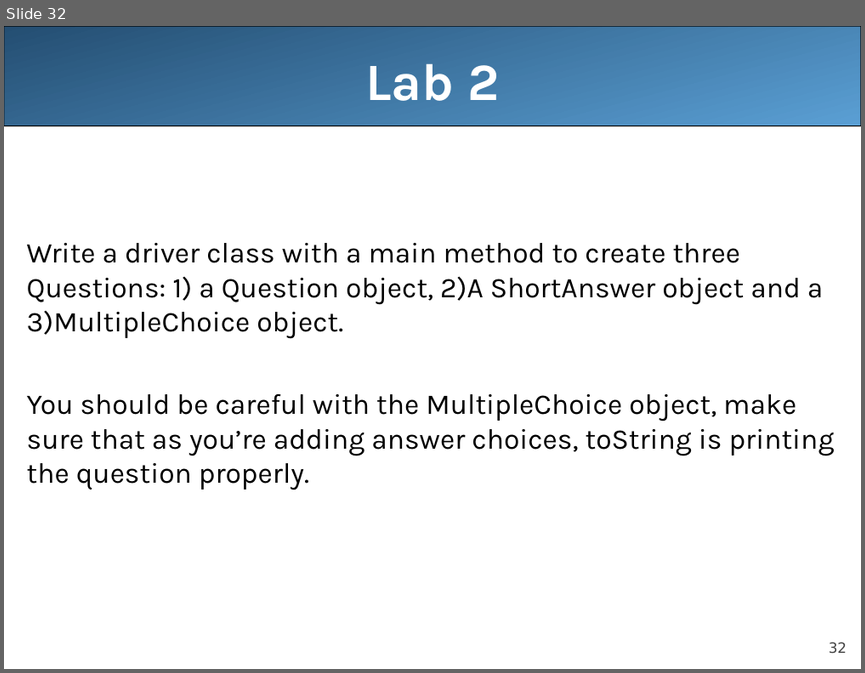
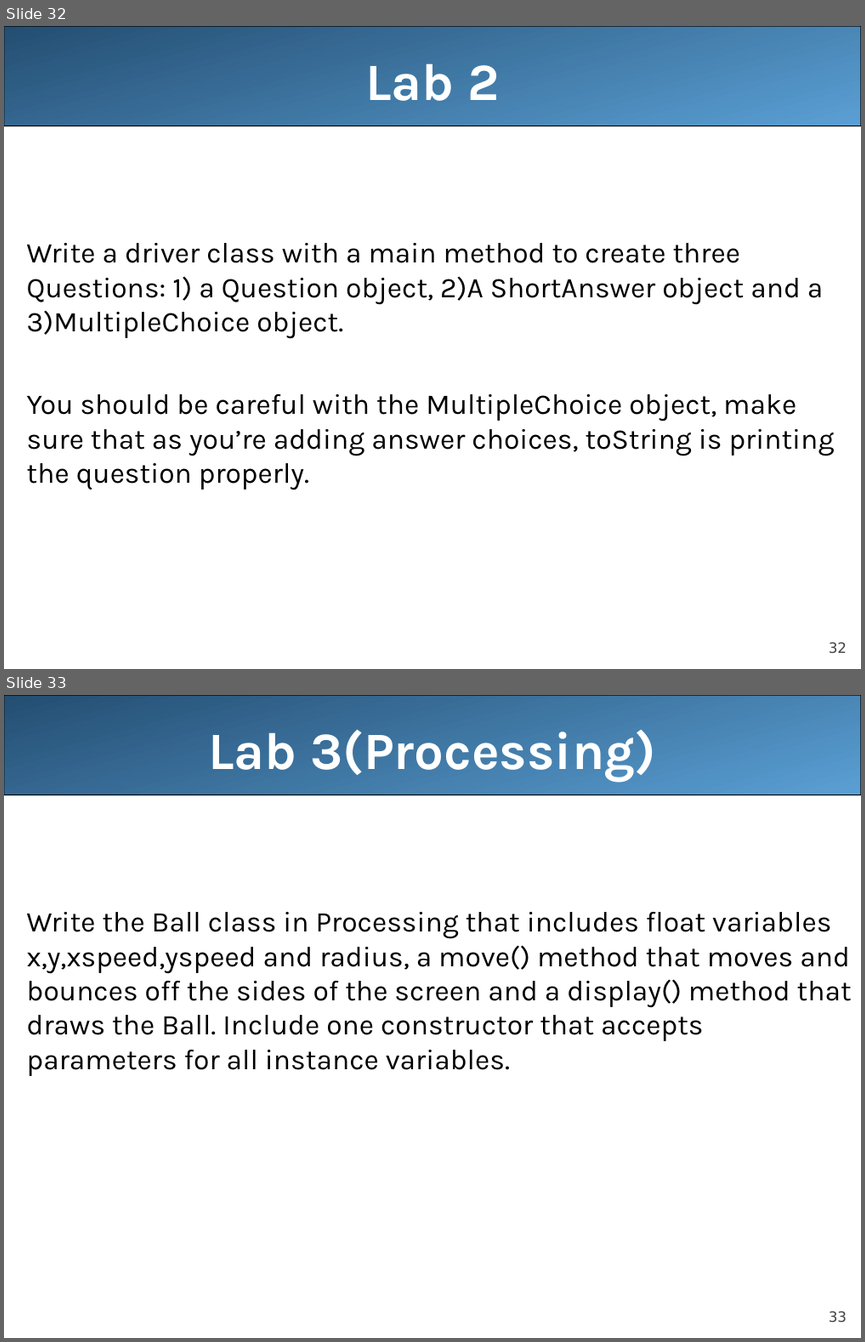
Before and after one commit to LongBaoNguyen/longbaonguyen.github.io, a slide deck: courses/apcsa/lecture16.ppt. Shown one above the other, each under a label of ours: slide 32 before the commit, slides 32 and 33 after it. The pictures are 865x673 and 865x1342 pixels, drawn with LibreOffice and Linux fonts; fonts in the diff are those of the drawing. Boxes give left, top, right and bottom in pixels: in the first picture for what was removed or moved away, otherwise in the second. Text is boxed around its words. In the diff, an @@ line names an element or a change of style, - is before the commit and + after.

```diff
--- a/courses/apcsa/lecture16.ppt
+++ b/courses/apcsa/lecture16.ppt
@@ slide 33 added at [4, 695, 861, 1338], background #FFFFFF; not listed: 2 template elements that a slide beside it also shows @@
@@ title added at [208, 730, 656, 782], 44 pt, text #FFFFFF, bold @@
+Lab 3(Processing)
@@ text added at [27, 912, 851, 1076], 24 pt, text #000000 @@
+Write the Ball class in Processing that includes float variables x,y,xspeed,yspeed and radius, a move() method that moves and bounces off the sides of the screen and a display() method that draws the Ball. Include one constructor that accepts parameters for all instance variables.
```
Also in this commit, not shown: 1 slide changed, 1 other slide added, 3 other files.
